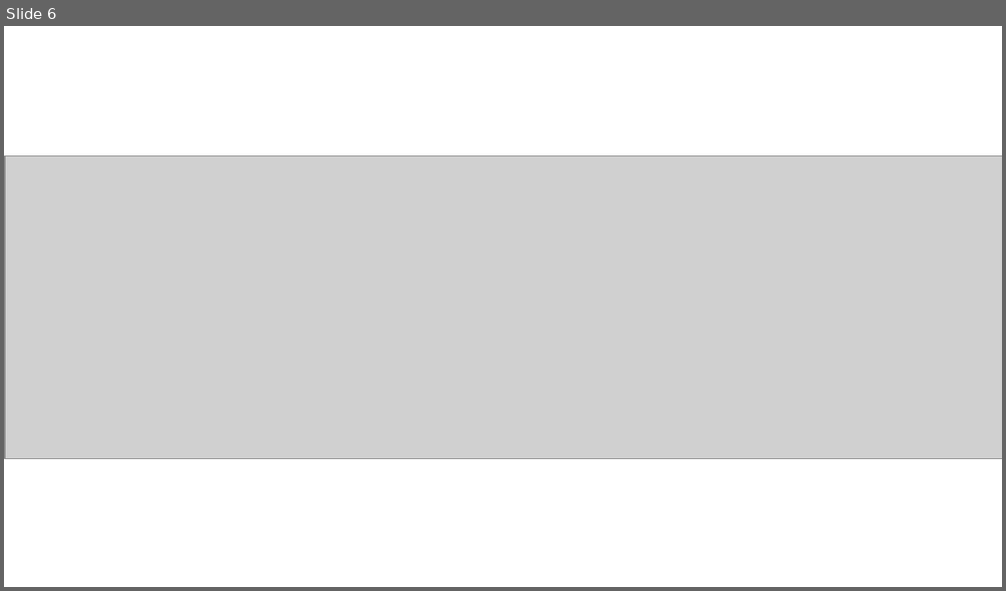
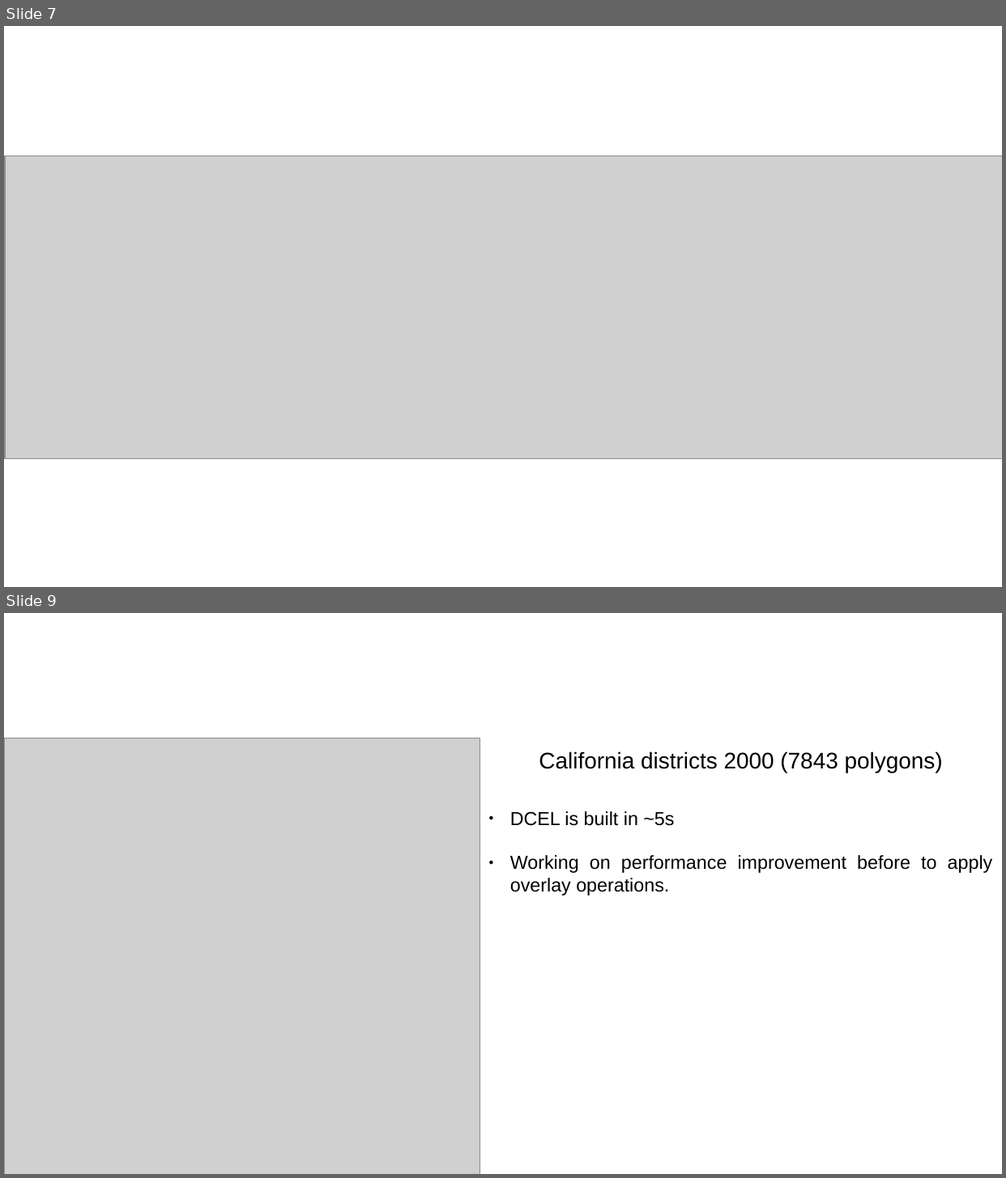
Before and after one commit to aocalderon/RIDIR, a slide deck: Docs/Slides/ProfMagdy_10142019/ProfMagdy_10142019.odp. Shown one above the other, each under a label of ours: slide 6 before the commit, slides 7 and 9 after it; the slides between them are not shown. The pictures are 1006x591 and 1006x1178 pixels, drawn with LibreOffice and Linux fonts; fonts in the diff are those of the drawing; grey boxes stand for pictures; background and template pictures are left out. Boxes give left, top, right and bottom in pixels: in the first picture for what was removed or moved away, otherwise in the second. Text is boxed around its words. In the diff, an @@ line names an element or a change of style, - is before the commit and + after.

```diff
--- a/Docs/Slides/ProfMagdy_10142019/ProfMagdy_10142019.odp
+++ b/Docs/Slides/ProfMagdy_10142019/ProfMagdy_10142019.odp
@@ slide 9 added at (x1=4, y1=613, x2=1002, y2=1174), background #FFFFFF @@
@@ title added at (x1=53, y1=635, x2=749, y2=727), 35.7 pt, text #FFFFFF @@
+Initial results
@@ picture added at (x1=4, y1=739, x2=480, y2=1174) @@
@@ text added at (x1=539, y1=752, x2=943, y2=773), 18 pt, text #000000 @@
+California districts 2000 (7843 polygons)
@@ text added at (x1=510, y1=811, x2=993, y2=896), 15 pt, text #000000 @@
+● DCEL is built in ~5s
+● Working on performance improvement before to apply overlay operations.
@@ what was slide 6 is now slide 7 @@
```
Also in this commit, not shown: 3 other slides added, 2 slides removed, 18 other files.
